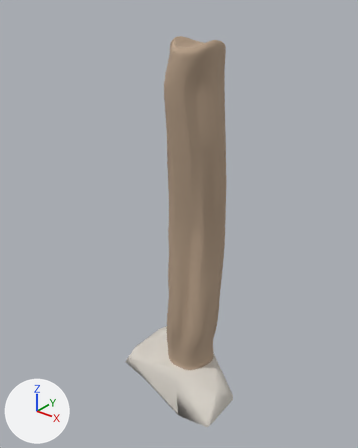
The glTF model assets/tower/approved-library/architecture/bagana-f3-3x9x3-v2.glb as it was, and as the next commit left it.
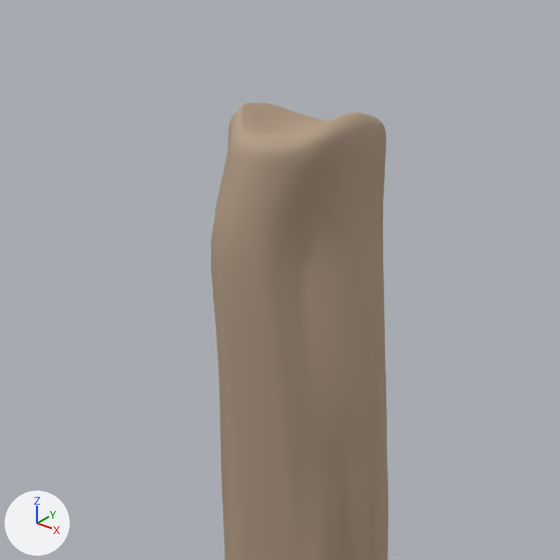
There are two pictures of each version: one whole from a 50 mm lens placed at (1.57, -2.1, 1.35), pointed at (-0.08, -0.04, 0.08), one close up on the part from 25% to 80% of the width and 0% to 44% of the height. The lights are fixed; the arrows at lower left show +X, +Y and +Z. The older version's two pictures come first.

The first close-up shows 'bagana_wood'.
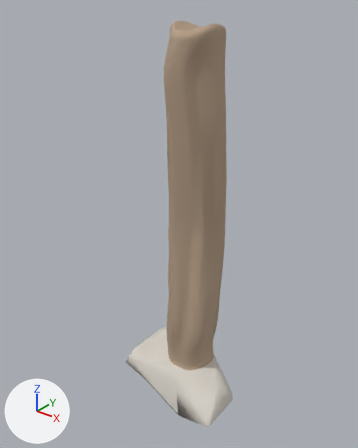
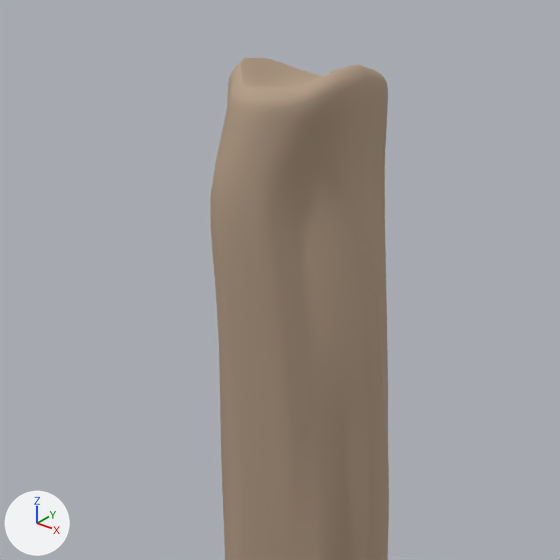
The change, as a list of edits to the scene's bpy script:
```text
Change me_bagana_form_3_wood:
    used by ob_bagana_wood; location = (0.0, 0.0, 0.0)
    remove me_bagana_form_3_wood.from_pydata(...)  # 1374 vertices, 2744 faces; spans x -0.17..0.19, y -0.19..0.2, z -0.89..1.11
    add me_bagana_form_3_wood.from_pydata(...)  # 1374 vertices, 2744 faces; spans x -0.17..0.19, y -0.19..0.2, z -0.89..1.19
    me_bagana_form_3_wood part 1: all 28 vertices in x -0.14..0.18, y -0.15..0.2, z 0.54 are moved by (0.0, 0.0, 0.06)
    me_bagana_form_3_wood part 2: all 561 vertices in x -0.17..0.17, y -0.16..0.19, z 0.59..1.11 are moved by (0.0, 0.0, 0.07)
    other edits to the shape of me_bagana_form_3_wood do not show in these pictures
```

Location of each change, [x1, y1, x2, y2] in pixels of the close-ups (560 x 560 px; the box of a moved part takes in the faces that stretch with it):
'bagana_wood', reshaped: before [211, 103, 388, 560]; after [210, 58, 389, 560]
part 1 of me_bagana_form_3_wood, moved or reshaped: before [220, 396, 387, 470]; after [220, 360, 388, 446]
part 2 of me_bagana_form_3_wood, moved or reshaped: before [211, 103, 386, 401]; after [210, 58, 388, 374]
